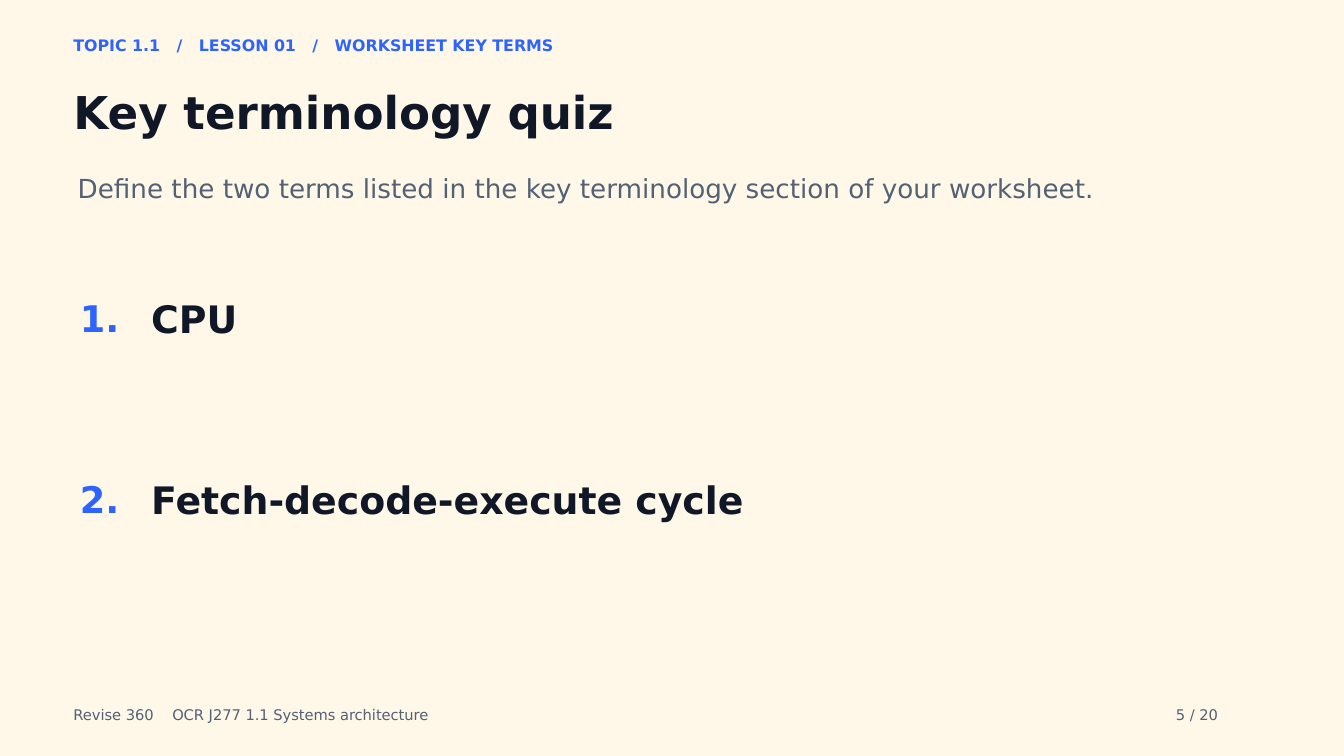
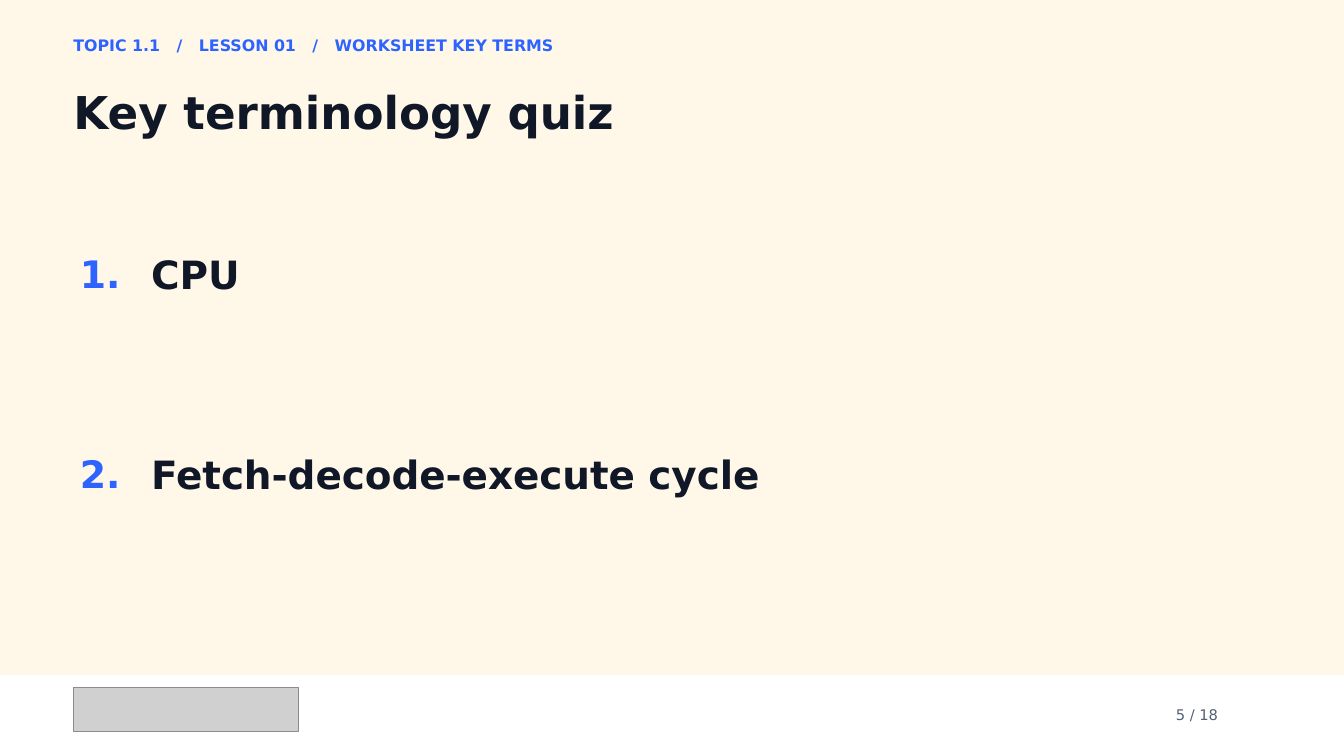
Before and after one commit to MrP-CS/Revise360, a slide deck: slide 5 of presentations/SA_L01_FetchExecuteFactory_Lesson.pptx. Drawn at 1344x756 pixels with LibreOffice and Linux fonts; fonts in the diff are those of the drawing; grey boxes stand for pictures. Boxes give left, top, right and bottom in pixels: in the first picture for what was removed or moved away, otherwise in the second. Text is boxed around its words. In the diff, an @@ line names an element or a change of style, - is before the commit and + after.

```diff
--- a/presentations/SA_L01_FetchExecuteFactory_Lesson.pptx
+++ b/presentations/SA_L01_FetchExecuteFactory_Lesson.pptx
@@ text removed at <box>78,178,1093,203</box> @@
-Define the two terms listed in the key terminology section of your worksheet.
@@ text "1." at <box>80,260,121,288</box>: size 26.2 to 27 pt @@
@@ text "1.": place and size @@
-text "1." at <box>80,305,119,332</box>
+text "1." at <box>80,260,121,288</box>
@@ text "CPU" at <box>151,260,240,290</box>: size 27 to 27.8 pt @@
@@ text "CPU": place and size @@
-text "CPU" at <box>151,305,237,334</box>
+text "CPU" at <box>151,260,240,290</box>
@@ text "2.": place and size @@
-text "2." at <box>80,485,119,513</box>
+text "2." at <box>80,460,121,488</box>
@@ text "2." at <box>80,460,121,488</box>: size 26.2 to 27 pt @@
@@ text "Fetch-decode-execute cycle": place and size @@
-text "Fetch-decode-execute cycle" at <box>151,485,743,522</box>
+text "Fetch-decode-execute cycle" at <box>151,459,759,497</box>
@@ text "Fetch-decode-execute cycle" at <box>151,459,759,497</box>: size 27 to 27.8 pt @@
@@ rectangle added at <box>0,676,1344,756</box>, fill #FFFFFF @@
@@ picture added at <box>74,689,298,732</box> @@
@@ text removed at <box>73,709,428,723</box> @@
-Revise 360 OCR J277 1.1 Systems architecture
@@ text at <box>1176,709,1218,720</box>: text changed @@
-5 / 20
+5 / 18
```
Also in this commit, not shown: 17 other slides changed, 2 slides removed, 4 other files.
